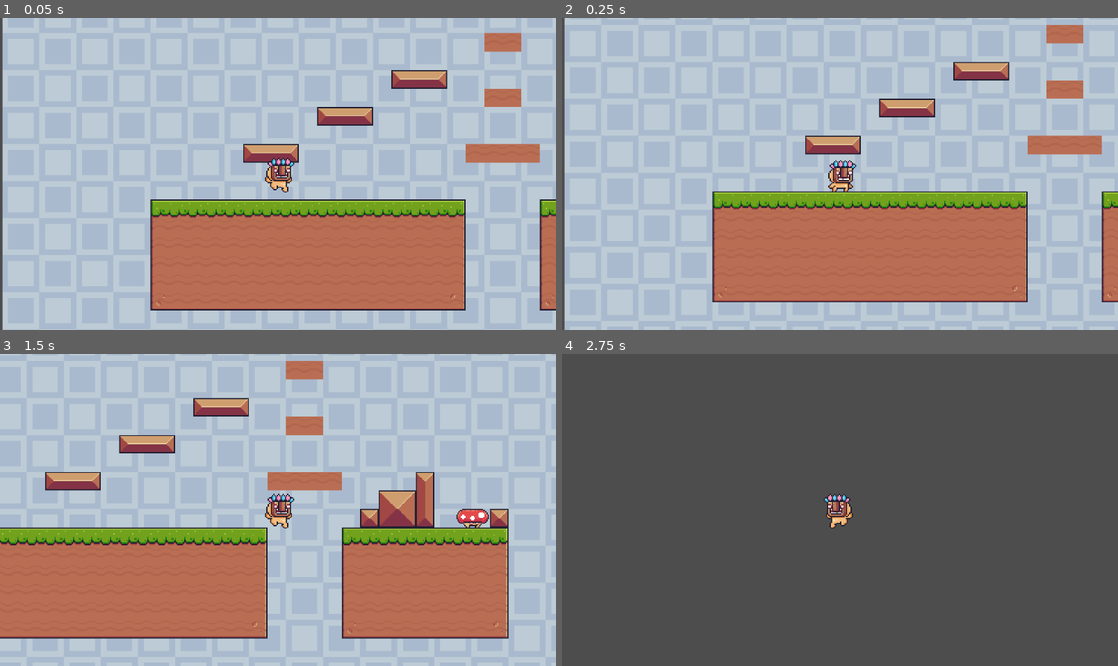
Above: before the commit, frames 1-4 (two rows, left to right).
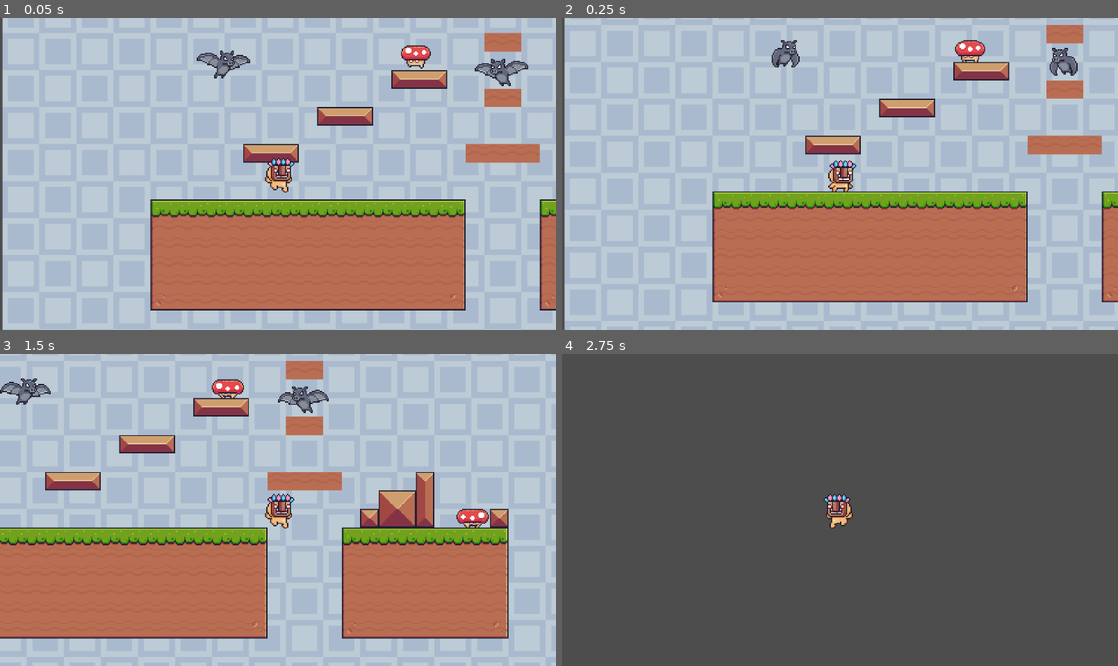
Above: after the commit, the same moments.

Repository: WMinerva/2D-platformer
Game: Godot game, scene res://scenes/levels/level.tscn
Same seed, same stepped clock (60 frames per second), same inputs: the game is played once before the commit and once after it.
Inputs:
- Up to frame 1 (0.05 s): no input
- Up to frame 2 (0.25 s): no input
- Up to frame 3 (1.5 s): hold Right (right) from 0.53 s (still down); tap Space (jump) at 0.77 s
- Up to frame 4 (2.75 s): tap Space (jump) at 1.52 s; release Right (right) at 2.03 s; hold Left (left) from 2.03 s (still down)

The runs differ from the first frame. In frame 1, 1.2% of the frame differs, in the area x 35-95%, y 8-22%; in frame 2, 0.9%; in frame 3, 1.1%; in frame 4, nothing differs.

Commit message:
enemies ai

Diff:
--- a/mushroom.gd
+++ b/mushroom.gd
@@ -1,8 +1,9 @@
 extends Enemy
 
+@onready var ray_cast_2d: RayCast2D = $RayCast2D
 
 func _physics_process(delta: float) -> void:
-	if is_on_wall():
+	if is_on_wall() or not ray_cast_2d.is_colliding():
 		flip()
 	if not is_on_floor():
 		velocity.y += gravity*delta
--- /dev/null
+++ b/scenes/enemies/bat.gd
@@ -0,0 +1,9 @@
+extends Enemy
+
+@onready var animated_sprite_2d: AnimatedSprite2D = $AnimatedSprite2D
+
+func _physics_process(delta: float) -> void:
+	flip()
+
+func flip():
+	animated_sprite_2d.flip_h = player.position.x > position.x
--- /dev/null
+++ b/scenes/enemies/bat.tscn
@@ -0,0 +1,78 @@
+[gd_scene format=3 uid="uid://dbpmrsgtuhkln"]
+
+[ext_resource type="PackedScene" uid="uid://c5obbrxgfh5dx" path="res://scenes/enemies/enemy.tscn" id="1_rt4uy"]
+[ext_resource type="Texture2D" uid="uid://dyb153io0xenk" path="res://assets/sprites/enemies/bat.png" id="2_4k4o5"]
+[ext_resource type="Script" uid="uid://cgxk01ku5wc55" path="res://scenes/enemies/bat.gd" id="2_5m14n"]
+
+[sub_resource type="AtlasTexture" id="AtlasTexture_5m14n"]
+atlas = ExtResource("2_4k4o5")
+region = Rect2(0, 0, 46, 30)
+
+[sub_resource type="AtlasTexture" id="AtlasTexture_i6os3"]
+atlas = ExtResource("2_4k4o5")
+region = Rect2(46, 0, 46, 30)
+
+[sub_resource type="AtlasTexture" id="AtlasTexture_18mee"]
+atlas = ExtResource("2_4k4o5")
+region = Rect2(92, 0, 46, 30)
+
+[sub_resource type="AtlasTexture" id="AtlasTexture_jofwc"]
+atlas = ExtResource("2_4k4o5")
+region = Rect2(138, 0, 46, 30)
+
+[sub_resource type="AtlasTexture" id="AtlasTexture_ss5yy"]
+atlas = ExtResource("2_4k4o5")
+region = Rect2(184, 0, 46, 30)
+
+[sub_resource type="AtlasTexture" id="AtlasTexture_f0cyw"]
+atlas = ExtResource("2_4k4o5")
+region = Rect2(230, 0, 46, 30)
+
+[sub_resource type="AtlasTexture" id="AtlasTexture_m0x8h"]
+atlas = ExtResource("2_4k4o5")
+region = Rect2(276, 0, 46, 30)
+
+[sub_resource type="SpriteFrames" id="SpriteFrames_m5s8h"]
+animations = [{
+"frames": [{
+"duration": 1.0,
+"texture": SubResource("AtlasTexture_5m14n")
+}, {
+"duration": 1.0,
+"texture": SubResource("AtlasTexture_i6os3")
+}, {
+"duration": 1.0,
+"texture": SubResource("AtlasTexture_18mee")
+}, {
+"duration": 1.0,
+"texture": SubResource("AtlasTexture_jofwc")
+}, {
+"duration": 1.0,
+"texture": SubResource("AtlasTexture_ss5yy")
+}, {
+"duration": 1.0,
+"texture": SubResource("AtlasTexture_f0cyw")
+}, {
+"duration": 1.0,
+"texture": SubResource("AtlasTexture_m0x8h")
+}],
+"loop": true,
+"name": &"bat",
+"speed": 20.0
+}]
+
+[sub_resource type="RectangleShape2D" id="RectangleShape2D_4k4o5"]
+size = Vector2(42, 17)
+
+[node name="Bat" unique_id=88328363 instance=ExtResource("1_rt4uy")]
+script = ExtResource("2_5m14n")
+
+[node name="AnimatedSprite2D" parent="." index="0" unique_id=389387817]
+sprite_frames = SubResource("SpriteFrames_m5s8h")
+animation = &"bat"
+autoplay = "bat"
+frame_progress = 0.18158633
+
+[node name="CollisionShape2D" parent="HurtBox" parent_id_path=PackedInt32Array(2000100387) index="0" unique_id=1769150756]
+position = Vector2(0, -1.5)
+shape = SubResource("RectangleShape2D_4k4o5")
--- a/scenes/enemies/enemy.gd
+++ b/scenes/enemies/enemy.gd
@@ -3,3 +3,7 @@
 
 @export var speed: int
 @export var gravity: int
+var player
+
+func _ready() -> void:
+	player = get_tree().get_first_node_in_group("player")
--- a/scenes/enemies/mushroom.tscn
+++ b/scenes/enemies/mushroom.tscn
@@ -150,3 +150,7 @@
 position = Vector2(0, 6)
 rotation = 1.5707964
 shape = SubResource("CapsuleShape2D_1calh")
+
+[node name="RayCast2D" type="RayCast2D" parent="." index="3" unique_id=183286109]
+position = Vector2(-8, 0)
+target_position = Vector2(0, 30)
--- a/scenes/levels/level.tscn
+++ b/scenes/levels/level.tscn
@@ -5,6 +5,7 @@
 [ext_resource type="Texture2D" uid="uid://bbu4h8iex5g8e" path="res://assets/sprites/tiles/foreground.png" id="2_bovvr"]
 [ext_resource type="Script" uid="uid://cbpmnx8dv22l" path="res://scenes/levels/camera_2d.gd" id="4_xb4v1"]
 [ext_resource type="PackedScene" uid="uid://dw4dkj0k50v5p" path="res://scenes/enemies/mushroom.tscn" id="5_urvlt"]
+[ext_resource type="PackedScene" uid="uid://dbpmrsgtuhkln" path="res://scenes/enemies/bat.tscn" id="6_d4w6o"]
 
 [sub_resource type="TileSetAtlasSource" id="TileSetAtlasSource_xb4v1"]
 texture = ExtResource("1_b2cq8")
@@ -87,3 +88,12 @@
 
 [node name="Mushroom" parent="Enemies" unique_id=88328363 instance=ExtResource("5_urvlt")]
 position = Vector2(452, 154)
+
+[node name="Mushroom2" parent="Enemies" unique_id=924970480 instance=ExtResource("5_urvlt")]
+position = Vector2(229, 46)
+
+[node name="Bat" parent="Enemies" unique_id=1985960292 instance=ExtResource("6_d4w6o")]
+position = Vector2(303, 65)
+
+[node name="Bat2" parent="Enemies" unique_id=879826059 instance=ExtResource("6_d4w6o")]
+position = Vector2(63, 58)
Not shown, added: scenes/enemies/bat.gd.uid
